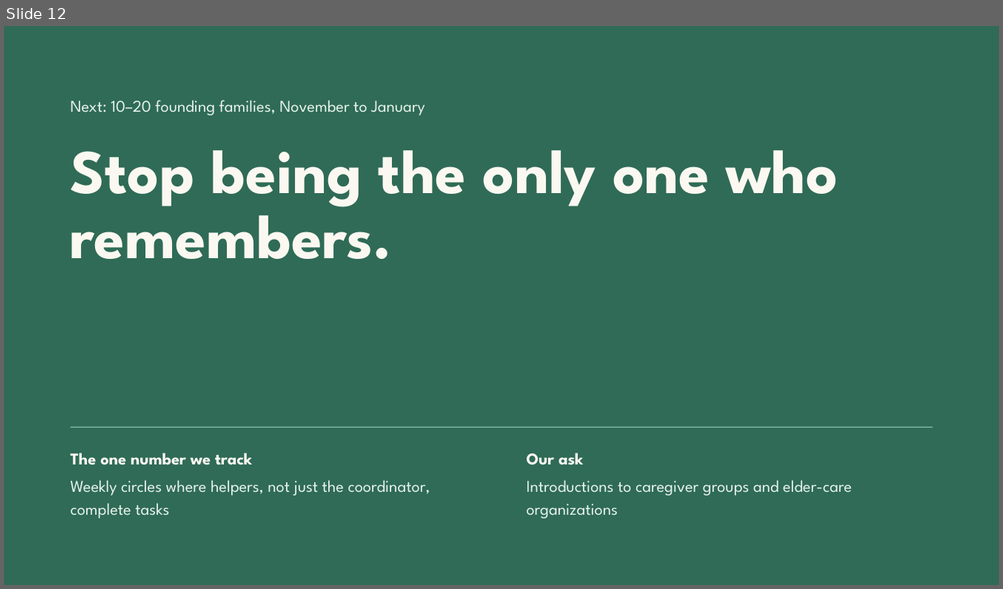
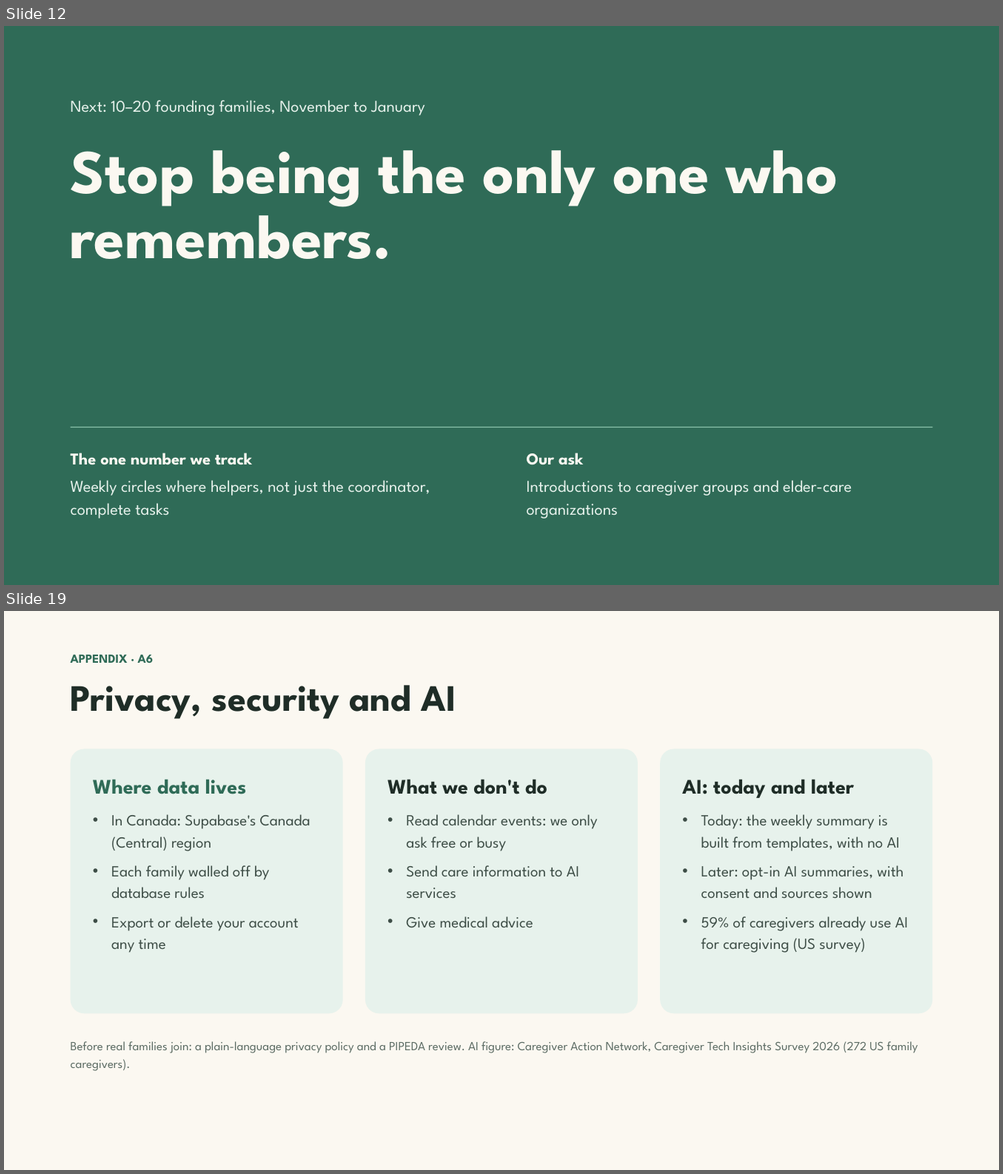
Before and after one commit to Team-Claudia/kindred, a slide deck: docs/pitch/Kindred Demo Day Pitch V3.pptx. Shown one above the other, each under a label of ours: slide 12 before the commit, slides 12 and 19 after it; the slides between them are not shown. The pictures are 1003x589 and 1003x1174 pixels, drawn with LibreOffice and Linux fonts; fonts in the diff are those of the drawing. Boxes give left, top, right and bottom in pixels: in the first picture for what was removed or moved away, otherwise in the second. Text is boxed around its words. In the diff, an @@ line names an element or a change of style, - is before the commit and + after.

```diff
--- a/docs/pitch/Kindred Demo Day Pitch V3.pptx
+++ b/docs/pitch/Kindred Demo Day Pitch V3.pptx
@@ slide 19 added at box(4, 611, 999, 1170), background #FBF8F1 @@
@@ text added at box(71, 655, 153, 663), 12 pt, text #2F6B57, bold @@
+APPENDIX · A6
@@ title added at box(71, 685, 456, 719), 36 pt, text #1F2D27, bold @@
+Privacy, security and AI
@@ rounded rectangle added at box(71, 749, 343, 1014), fill #E7F2EC @@
@@ rounded rectangle added at box(365, 749, 637, 1014), fill #E7F2EC @@
@@ rounded rectangle added at box(660, 749, 932, 1014), fill #E7F2EC @@
@@ text added at box(93, 779, 310, 953), 15 pt, text #3D4D46 @@
+Where data lives
+• In Canada: Supabase's Canada (Central) region
+• Each family walled off by database rules
+• Export or delete your account any time
@@ text added at box(387, 779, 597, 928), 15 pt, text #3D4D46 @@
+What we don't do
+• Read calendar events: we only ask free or busy
+• Send care information to AI services
+• Give medical advice
@@ text added at box(682, 779, 908, 953), 15 pt, text #3D4D46 @@
+AI: today and later
+• Today: the weekly summary is built from templates, with no AI
+• Later: opt-in AI summaries, with consent and sources shown
+• 59% of caregivers already use AI for caregiving (US survey)
@@ text added at box(71, 1042, 918, 1071), 12 pt, text #5B6B63 @@
+Before real families join: a plain-language privacy policy and a PIPEDA review. AI figure: Caregiver Action Network, Caregiver Tech Insights Survey 2026 (272 US family caregivers).
```
Also in this commit, not shown: 8 other slides added, 5 other files.
